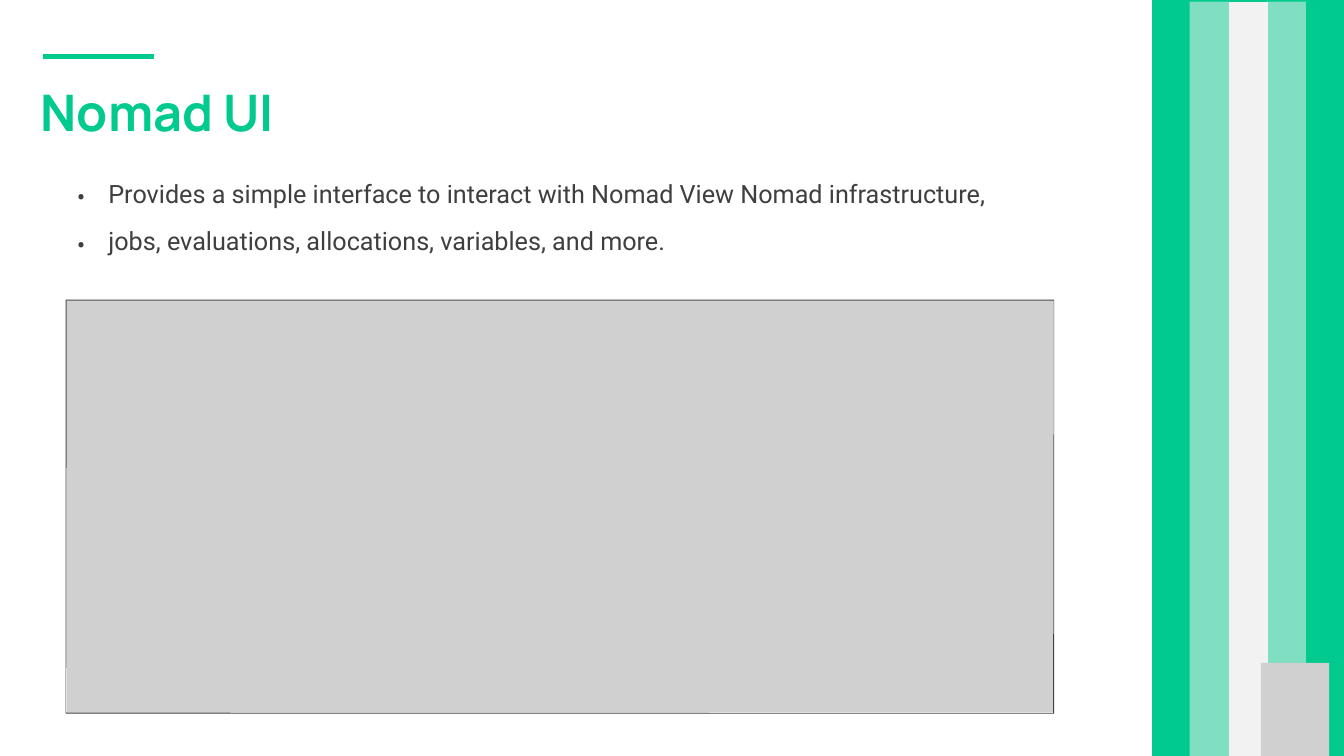
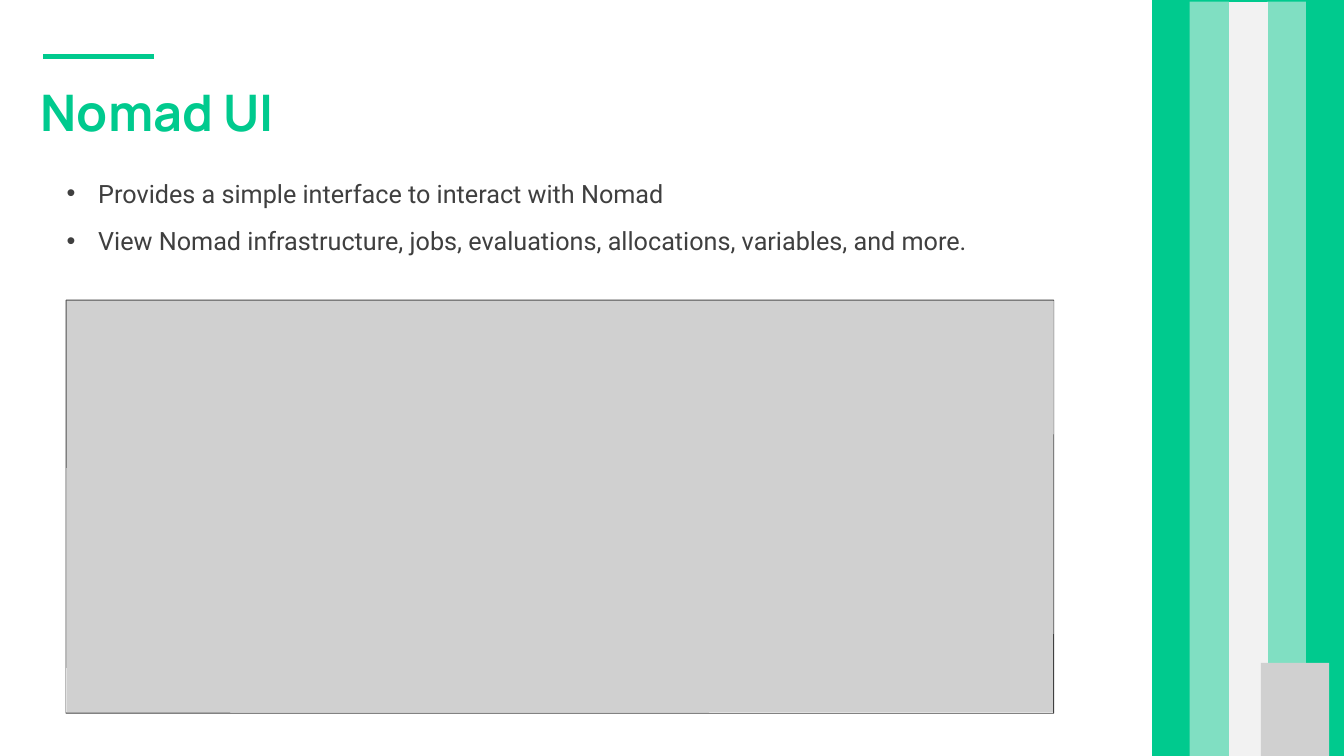
Before and after one commit to sahil7879/nomad-training, a slide deck: slide 10 of 3-Interacting_with_Nomad.pptx. Drawn at 1344x756 pixels with LibreOffice and Linux fonts; fonts in the diff are those of the drawing; grey boxes stand for pictures; background and template pictures are left out. Boxes give left, top, right and bottom in pixels: in the first picture for what was removed or moved away, otherwise in the second. Text is boxed around its words. In the diff, an @@ line names an element or a change of style, - is before the commit and + after.

```diff
--- a/3-Interacting_with_Nomad.pptx
+++ b/3-Interacting_with_Nomad.pptx
@@ text removed at [77, 164, 86, 255] @@
-• •
@@ text at [98, 184, 967, 256]: text changed @@
-Provides a simple interface to interact with Nomad View Nomad infrastructure, jobs, evaluations, allocations, variables, and more.
+• Provides a simple interface to interact with Nomad
+• View Nomad infrastructure, jobs, evaluations, allocations, variables, and more.
```
Also in this commit, not shown: 9 other slides changed, 2 other files.
